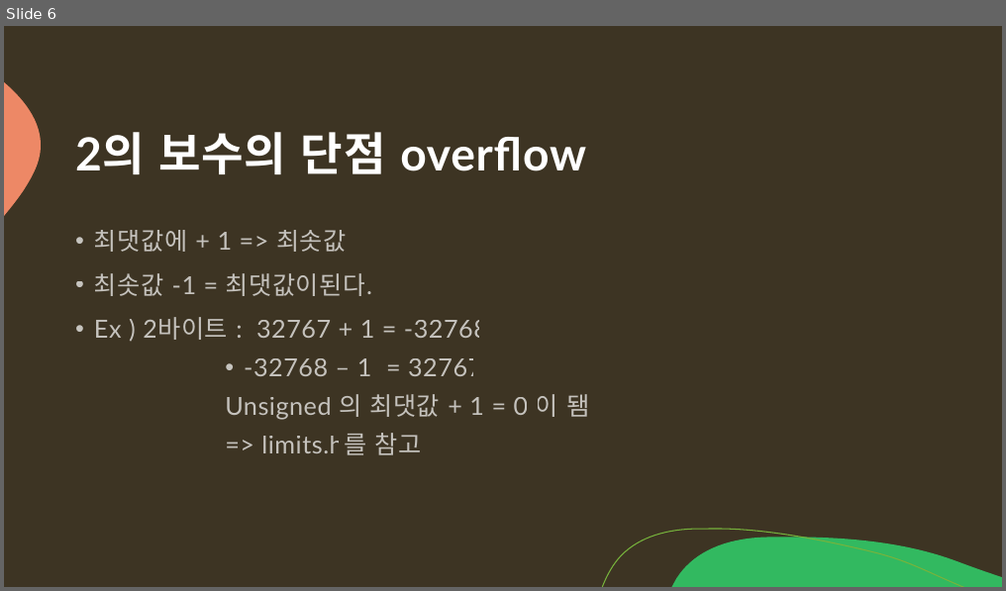
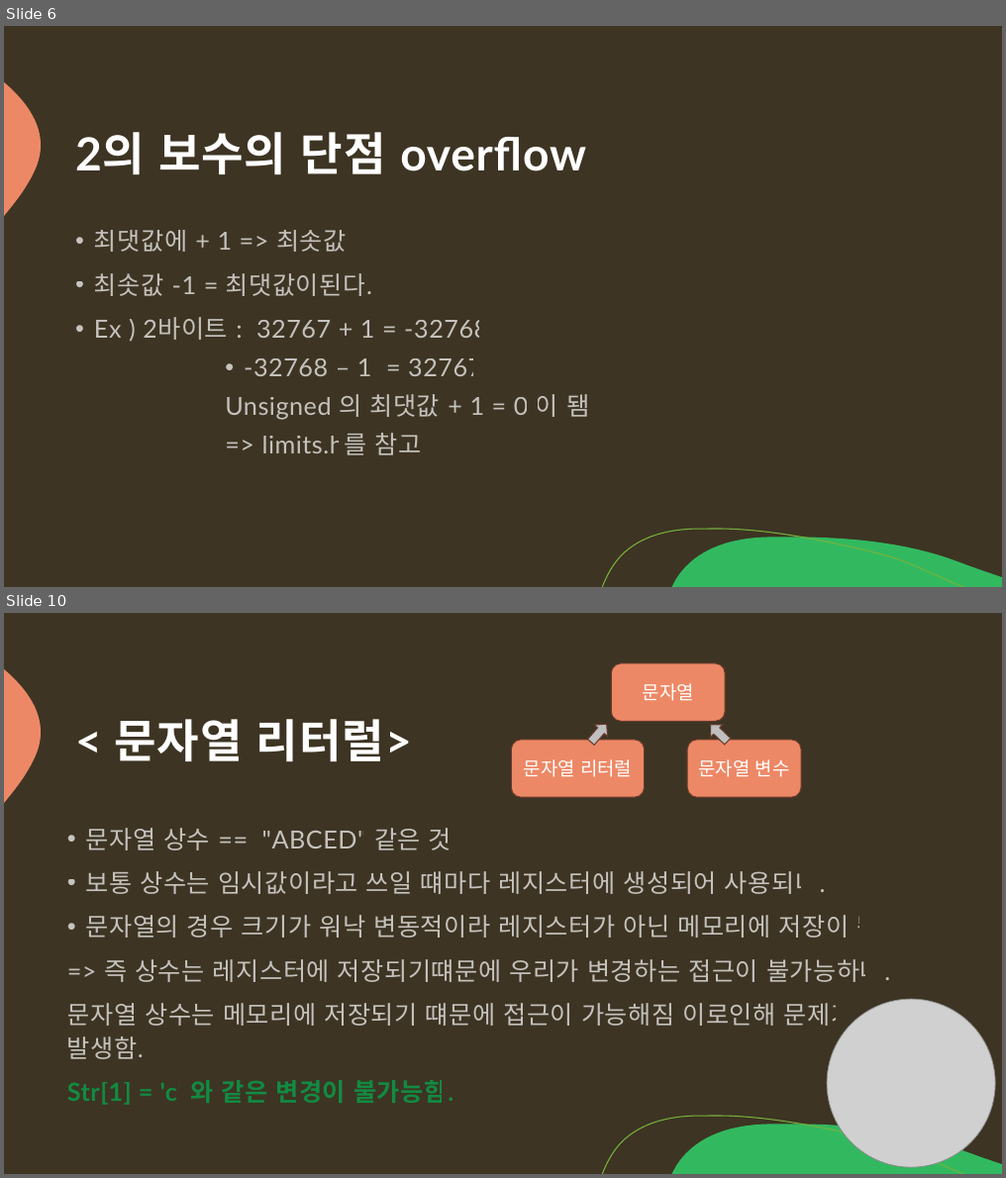
Before and after one commit to arkchimy/_Algorithm, a slide deck: 전공지식/C언어의 기초/C언어 기초지식.pptx. Shown one above the other, each under a label of ours: slide 6 before the commit, slides 6 and 10 after it; the slides between them are not shown. The pictures are 1006x591 and 1006x1178 pixels, drawn with LibreOffice and Linux fonts; fonts in the diff are those of the drawing; grey boxes stand for pictures. Boxes give left, top, right and bottom in pixels: in the first picture for what was removed or moved away, otherwise in the second. Text is boxed around its words. In the diff, an @@ line names an element or a change of style, - is before the commit and + after.

```diff
--- a/전공지식/C언어의 기초/C언어 기초지식.pptx
+++ b/전공지식/C언어의 기초/C언어 기초지식.pptx
@@ slide 10 added at (4, 613, 1002, 1174), background #3D3423; not listed: 3 template elements that a slide beside it also shows @@
@@ title added at (115, 719, 412, 761), 44 pt, text #FFFFFF, bold @@
+< 문자열 리터럴>
@@ group added at (512, 663, 801, 797): 3 rounded rectangles, 2 up arrows @@
+문자열 리터럴
+문자열 변수
+문자열
@@ text added at (67, 828, 890, 1105), 24 pt, text #FFFFFF at 70% opacity @@
+• 문자열 상수 == "ABCED" 같은 것
+• 보통 상수는 임시값이라고 쓰일 떄마다 레지스터에 생성되어 사용되나.
+• 문자열의 경우 크기가 워낙 변동적이라 레지스터가 아닌 메모리에 저장이 됌
+=> 즉 상수는 레지스터에 저장되기떄문에 우리가 변경하는 접근이 불가능하나.
+문자열 상수는 메모리에 저장되기 떄문에 접근이 가능해짐 이로인해 문제가 발생함.
+Str[1] = 'c' 와 같은 변경이 불가능함.
@@ picture added at (827, 999, 995, 1167) @@
```
Also in this commit, not shown: 4 slides changed, 10 other slides added.
